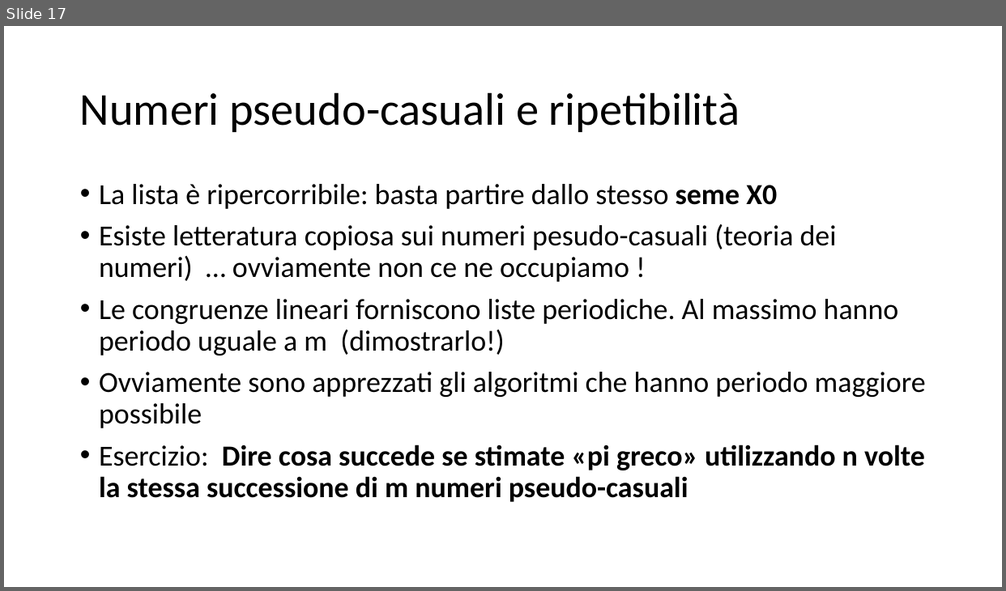
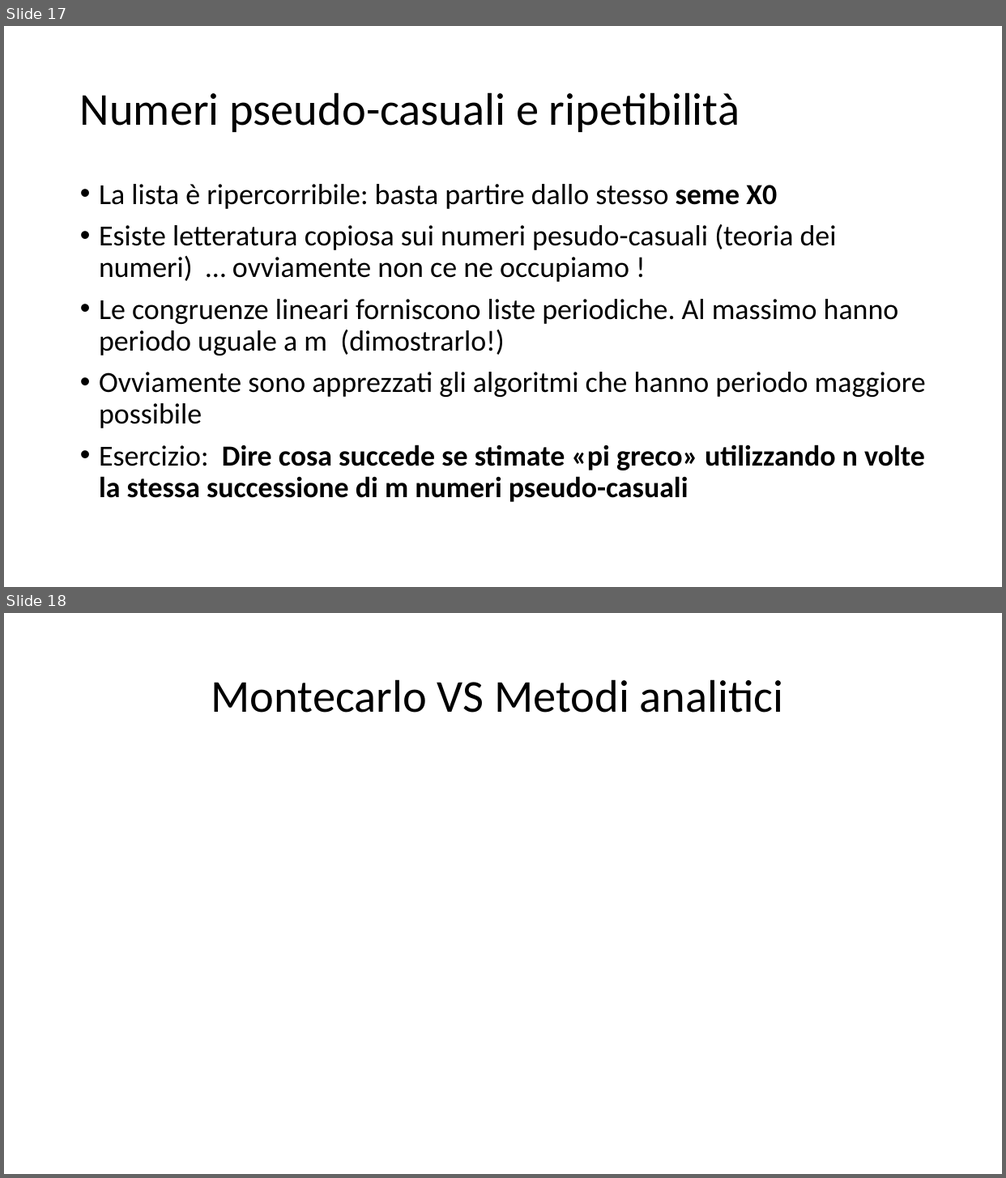
Before and after one commit to marcomonte94/Montecarlo, a slide deck: Slide Corso Metodi Montecarlo.pptx. Shown one above the other, each under a label of ours: slide 17 before the commit, slides 17 and 18 after it. The pictures are 1006x591 and 1006x1178 pixels, drawn with LibreOffice and Linux fonts; fonts in the diff are those of the drawing; grey boxes stand for pictures. Boxes give left, top, right and bottom in pixels: in the first picture for what was removed or moved away, otherwise in the second. Text is boxed around its words. In the diff, an @@ line names an element or a change of style, - is before the commit and + after.

```diff
--- a/Slide Corso Metodi Montecarlo.pptx
+++ b/Slide Corso Metodi Montecarlo.pptx
@@ slide 18 added at [4,613,1002,1174], background #FFFFFF @@
@@ title added at [211,679,784,713], 44 pt, text #000000 @@
+Montecarlo VS Metodi analitici
```
Also in this commit, not shown: 6 other slides added.
